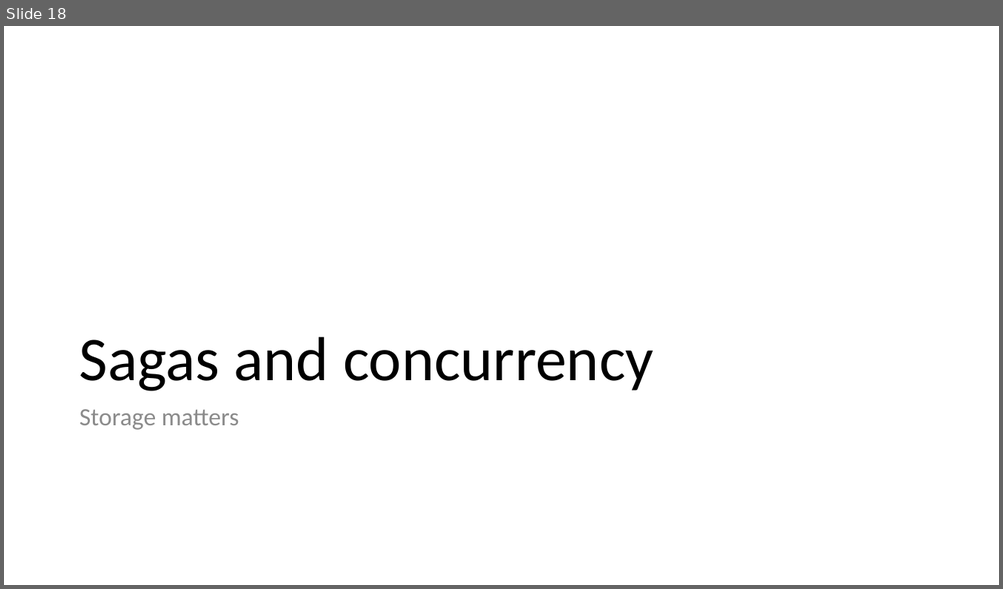
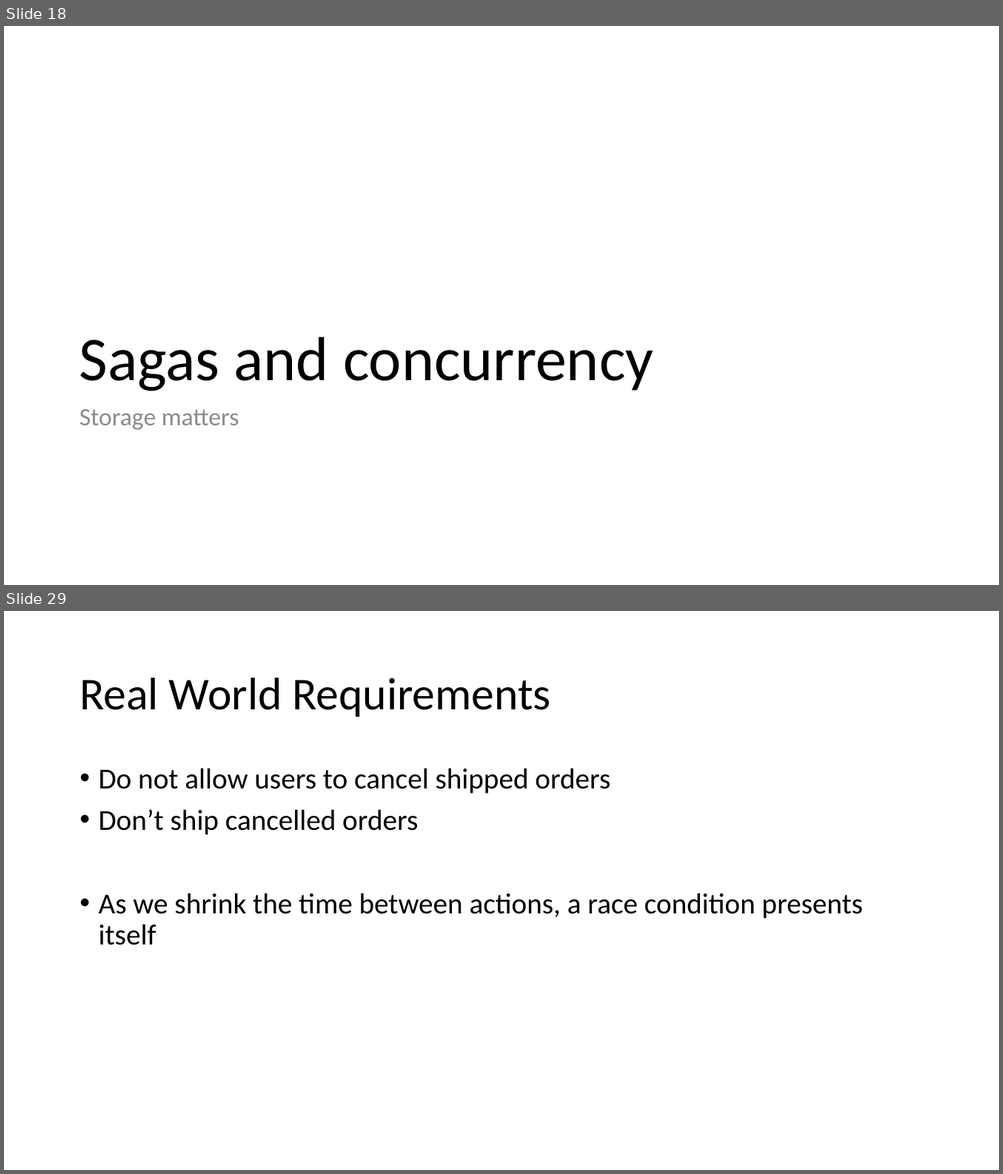
Before and after one commit to Particular/SagaMasterClass, a slide deck: SagaMasterClass.pptx. Shown one above the other, each under a label of ours: slide 18 before the commit, slides 18 and 29 after it; the slides between them are not shown. The pictures are 1003x589 and 1003x1174 pixels, drawn with LibreOffice and Linux fonts; fonts in the diff are those of the drawing. Boxes give left, top, right and bottom in pixels: in the first picture for what was removed or moved away, otherwise in the second. Text is boxed around its words. In the diff, an @@ line names an element or a change of style, - is before the commit and + after.

```diff
--- a/SagaMasterClass.pptx
+++ b/SagaMasterClass.pptx
@@ slide 29 added at (x1=4, y1=611, x2=999, y2=1170), background #FFFFFF @@
@@ title added at (x1=79, y1=678, x2=550, y2=717), 44 pt, text #000000 @@
+Real World Requirements
@@ text added at (x1=99, y1=768, x2=863, y2=945), 28 pt, text #000000 @@
+• Do not allow users to cancel shipped orders
+• Don’t ship cancelled orders
+• As we shrink the time between actions, a race condition presents itself
```
Also in this commit, not shown: 3 slides changed, 16 other slides added, 7 other files.
